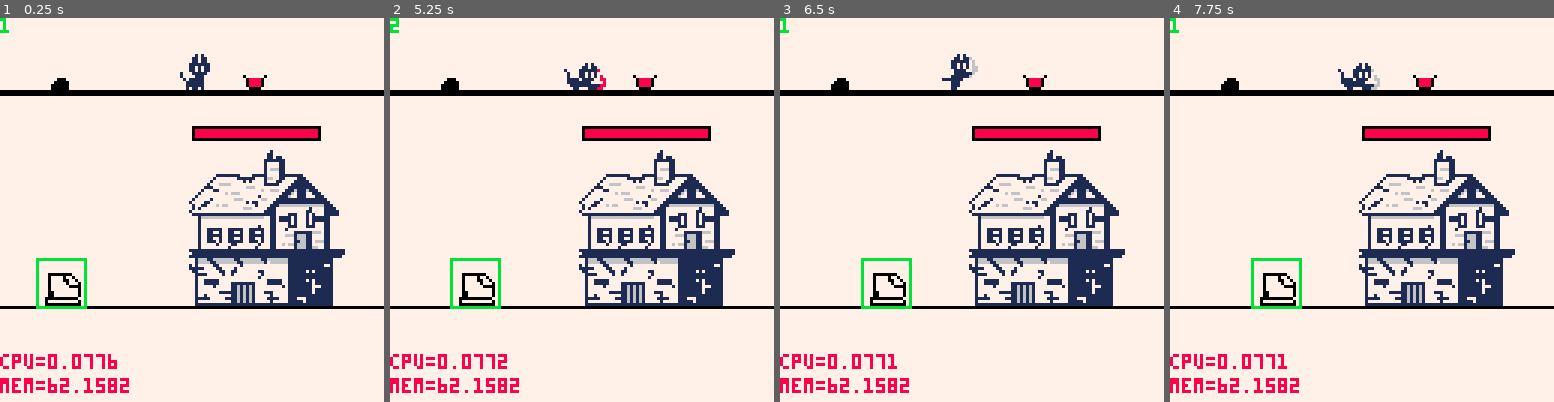
Above: before the commit, frames 1-4 (left to right).
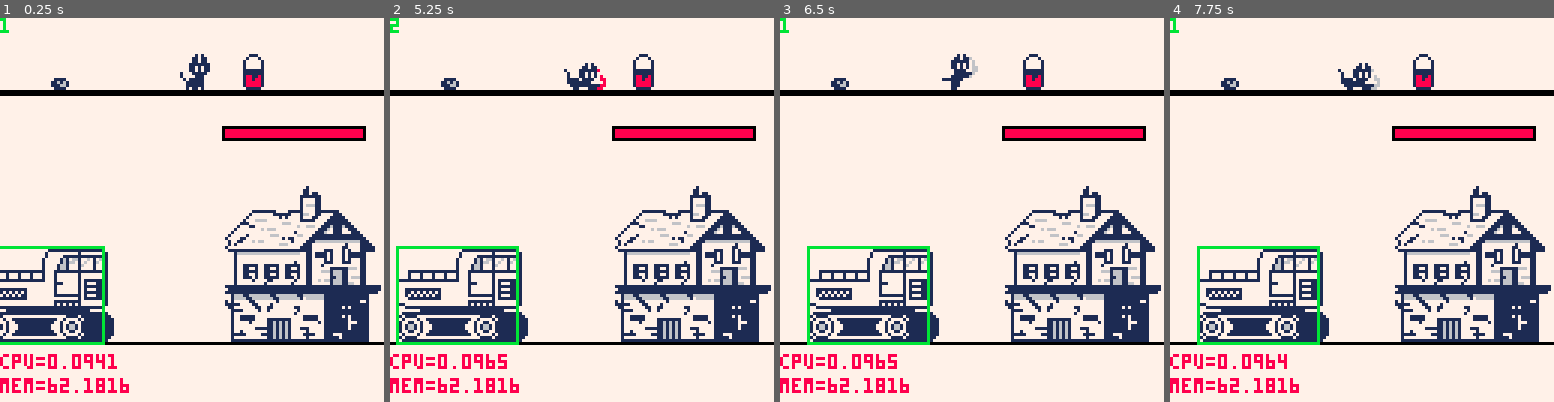
Above: after the commit, the same moments.

Repository: Arche-san/retrocat
Game: PICO-8 cartridge retrocat.p8
Same seed, same stepped clock (60 frames per second), same inputs: the game is played once before the commit and once after it.
Inputs:
- Up to frame 1 (0.25 s): no input
- Up to frame 2 (5.25 s): tap X (X key) at 0.33, 1.07, 1.85, 2.97, 4.08, 5.2 s; tap O (Z key) at 0.7, 1.7, 2.1, 2.5, 2.9, 3.3, 3.7, 4.1, 4.5, 4.9 s; hold Right 1.6-2.1 s; hold Right 2.47-3.03 s; hold Left 3.08-3.58 s; hold Right 4.02-4.68 s; hold Left from 5.08 s (still down)
- Up to frame 3 (6.5 s): tap O (Z key) at 5.3, 5.7, 6.1 s; release Left at 5.68 s; hold Right from 6.08 s (still down); tap X (X key) at 6.32 s
- Up to frame 4 (7.75 s): tap O (Z key) every 0.4 s from 6.5 to 7.7 s; release Right at 6.58 s; hold Right 6.63-7.13 s; tap X (X key) at 7.43 s; hold Right from 7.5 s (still down)

The runs differ from the first frame. In frame 1, 17% of the frame differs, in the area x 0-100%, y 9-97%; in frame 2, 17%; in frame 3, 17%; in frame 4, 17%.

Commit message:
some graph integration + little tweaks

Diff:
--- a/retrocat.p8
+++ b/retrocat.p8
@@ -3,7 +3,7 @@
 __lua__
 
 --main
-ground_y = 96
+ground_y = 108
 scaffolding_y = 24
 
 rock_push_force = 0.5
@@ -182,7 +182,7 @@
 -- building
 function building_init()
  return {
-  x = 58,
+  x = 70,
   spr_x = 0,
   spr_y = 32,
   spr_w = 57,
@@ -204,16 +204,16 @@
  local completed_ystart = yend - (height) * b.paint_surface
  local completed_height = yend - completed_ystart
  building_draw_part(b.spr_x, ystart, b.spr_w, height, b.x, ground_y-height, false)
- building_draw_part(b.spr_x, completed_ystart, b.spr_w, completed_height, 58, ground_y-completed_height, true)
+ building_draw_part(b.spr_x, completed_ystart, b.spr_w, completed_height, b.x, ground_y-completed_height, true)
 
  -- gauge
- local gauge_min = 65
- local gauge_max = 105
+ local gauge_min = 75
+ local gauge_max = 120
  rect(gauge_min-1,36,gauge_max+1,40,0)
  if b.life > 0 then
   local gauge_ratio = 1 - b.life / building_life_max
   local gauge_val = gauge_min + flr(gauge_ratio * (gauge_max - gauge_min))
-  rectfill(gauge_val,37,105,39,8)
+  rectfill(gauge_val,37,gauge_max,39,8)
  end
 end
 
@@ -274,12 +274,12 @@
 
 function demolisher_init()
  return {
-  x = 20,
+  x = 10,
   y = ground_y,
-  cx = -8,
-  cy = -16,
-  cw = 16,
-  ch = 16,
+  cx = -16,
+  cy = -32,
+  cw = 40,
+  ch = 32,
   state = demolisher_state_idle,
   state_time = 0
  }
@@ -298,7 +298,7 @@
 
  elseif state == demolisher_state_move then
   d.x += 0.5
-  if(d.x >= 40) demolisher_loading(d)
+  if(d.x >= 30) demolisher_loading(d)
   if(state_time >= 30) demolisher_idle(d)
 
  elseif state == demolisher_state_loading then
@@ -308,9 +308,9 @@
   if(state_time >= 180) demolisher_loading(d)
 
  elseif state == demolisher_state_stun then
-  d.x -= 1
-  if d.x < 10 then
-   d.x = 10
+  d.x -= 0.5
+  if d.x < 0 then
+   d.x = 0
    demolisher_idle(d)
   elseif state_time >= 30 then
    demolisher_idle(d)
@@ -320,7 +320,7 @@
 end
 
 function demolisher_draw(d)
- spr(3, d.x-8, d.y-16, 2, 2)
+ spr(192, d.x-16, d.y-32, 6, 4)
 
  local cx_start = d.x + d.cx
  local cx_end = cx_start + d.cw
@@ -423,7 +423,7 @@
 
 function rock_draw(r)
  palt(7, true)
- spr(2, r.x-4, r.y-8, 1, 1)
+ spr(4, r.x-4, r.y-4, 1, 1)
  palt(7, false)
 end
 
@@ -471,16 +471,15 @@
 end
 
 function bucket_draw(b)
- spr(42, b.x-4, scaffolding_y-8, 1, 1)
-
  if b.paint_capacity > 0 then
-  local ymin = scaffolding_y - 4
+  local ymin = scaffolding_y - 5
   local ymax = scaffolding_y - 2
   local ratio = 1 - b.paint_capacity / bucket_paint_capacity_max
   local y = ymin + flr((ymax - ymin) * ratio)
-  rectfill(b.x-2, y, b.x+1, ymax, 8)
- end
-
+  rectfill(b.x-3, y, b.x+1, ymax, 8)
+ end
+
+ spr(42, b.x-4, scaffolding_y-16, 1, 2)
 end
 
 function bucket_push(b, dir)
Not shown, changed: 60 lines of the sprite sheet (__gfx__) section of retrocat.p8
